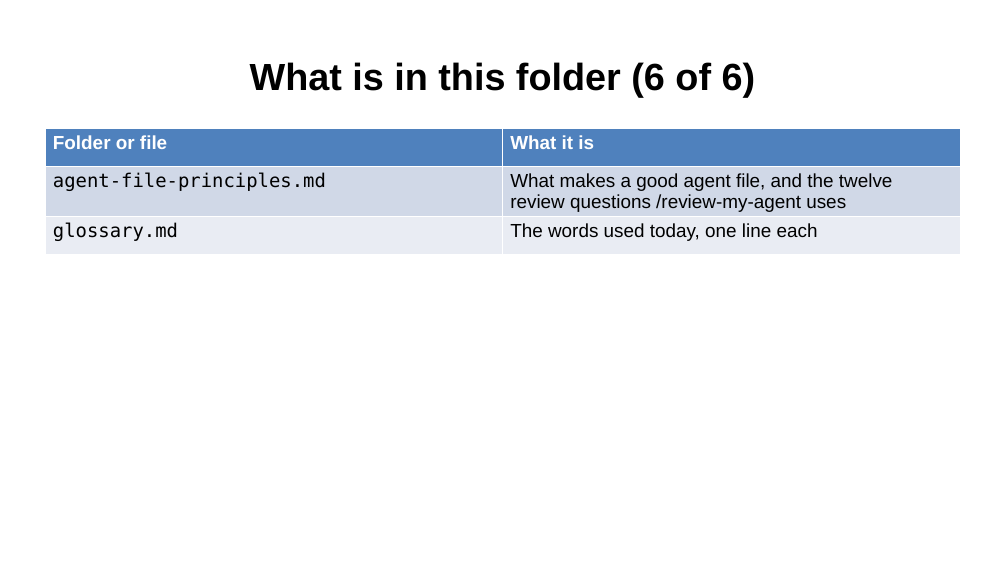
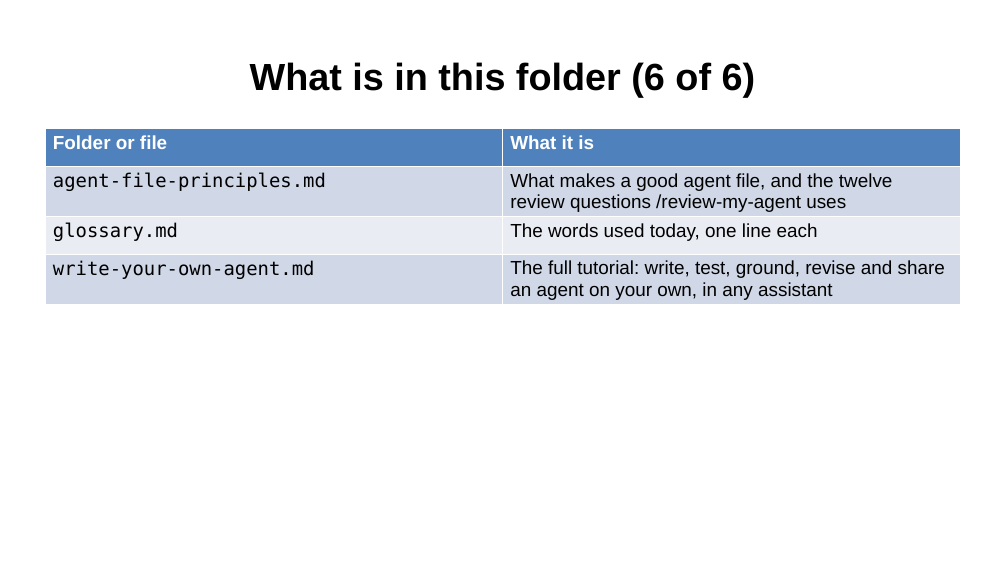
Before and after one commit to Community-Access/glow, a slide deck: slide 14 of docs/ahg-2026/kit/read-me.pptx. Drawn at 1008x567 pixels with LibreOffice and Linux fonts; fonts in the diff are those of the drawing. Boxes give left, top, right and bottom in pixels: in the first picture for what was removed or moved away, otherwise in the second. Text is boxed around its words. In the diff, an @@ line names an element or a change of style, - is before the commit and + after.

```diff
--- a/docs/ahg-2026/kit/read-me.pptx
+++ b/docs/ahg-2026/kit/read-me.pptx
@@ table at (x1=45, y1=129, x2=960, y2=304) @@
+row 4: write-your-own-agent.md | The full tutorial: write, test, ground, revise and share an agent on your own, in any assistant
```
Also in this commit, not shown: 28 other files.
